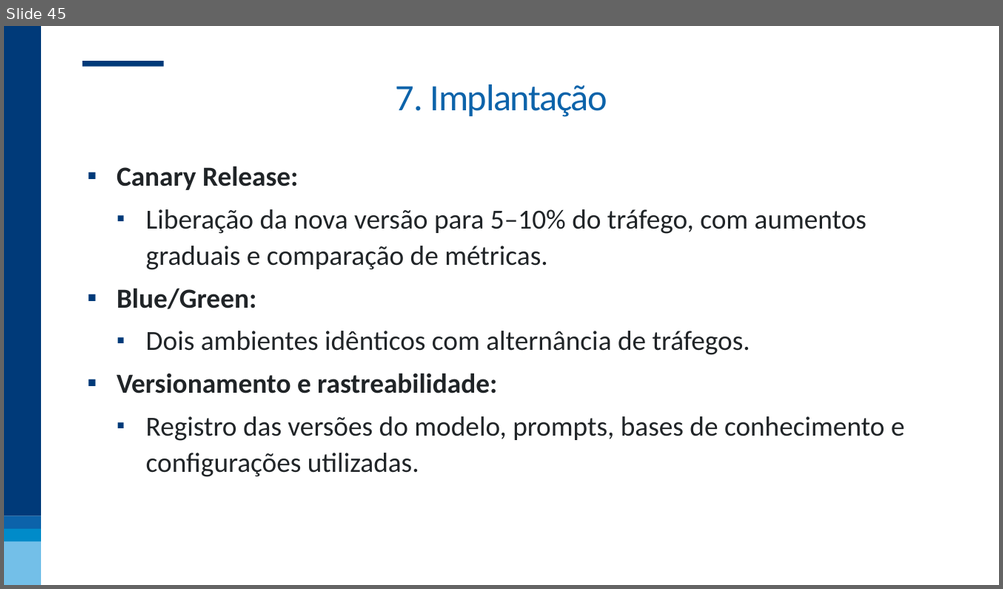
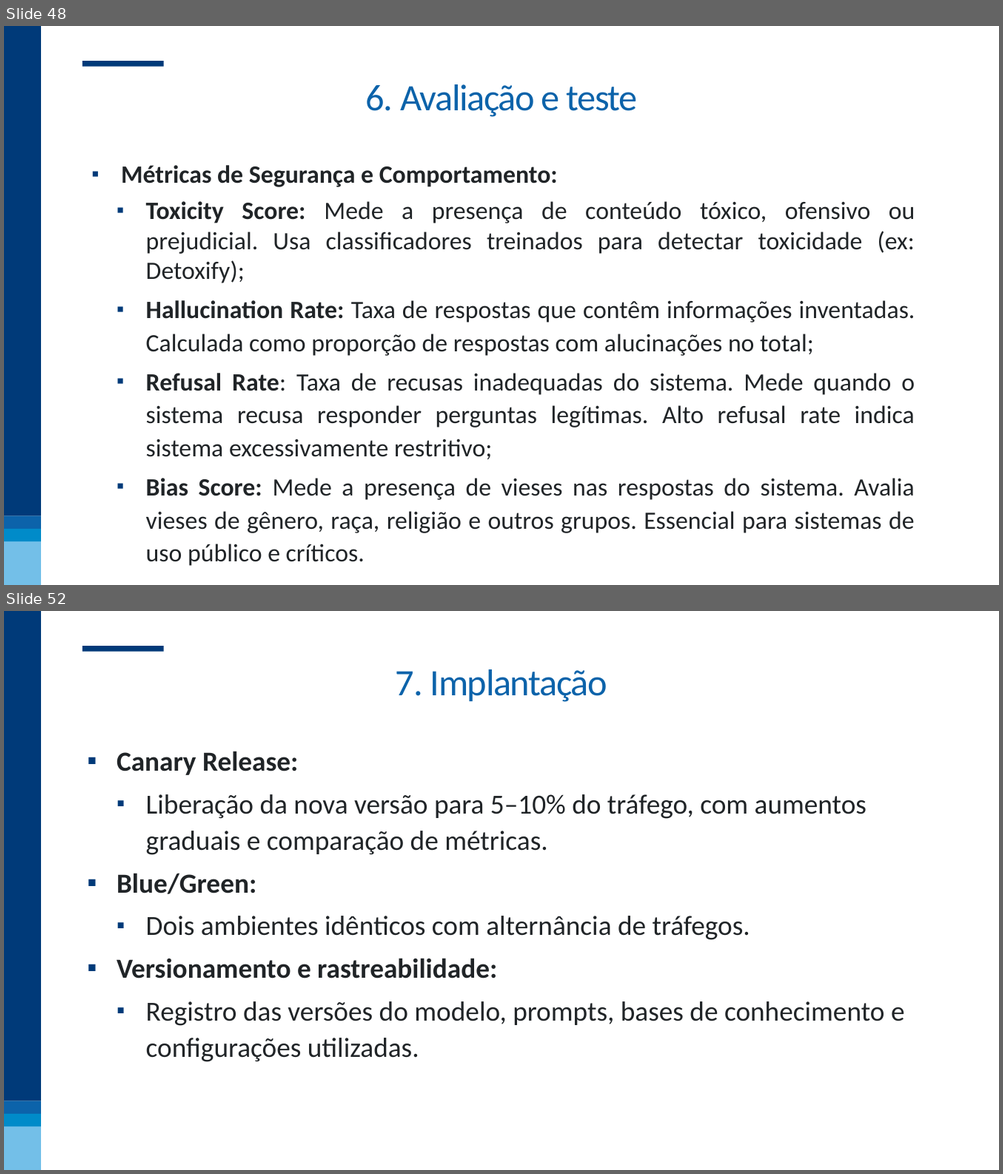
Before and after one commit to nogueira-cavalcante/FGV, a slide deck: MLOps - incorporando soluções aos processos de negócio/apresentações/02 - LLMOps.pptx. Shown one above the other, each under a label of ours: slide 45 before the commit, slides 48 and 52 after it; the slides between them are not shown. The pictures are 1003x589 and 1003x1174 pixels, drawn with LibreOffice and Linux fonts; fonts in the diff are those of the drawing; background and template pictures are left out. Boxes give left, top, right and bottom in pixels: in the first picture for what was removed or moved away, otherwise in the second. Text is boxed around its words. In the diff, an @@ line names an element or a change of style, - is before the commit and + after.

```diff
--- a/MLOps - incorporando soluções aos processos de negócio/apresentações/02 - LLMOps.pptx
+++ b/MLOps - incorporando soluções aos processos de negócio/apresentações/02 - LLMOps.pptx
@@ slide 48 added at [4,26,999,585], background #FFFFFF; not listed: 5 template elements that a slide beside it also shows @@
@@ text added at [365,84,637,117], 54 pt, text #0C63AA @@
+6. Avaliação e teste
@@ text added at [121,165,915,534], 36.2 pt, text #202427 @@
+▪ Métricas de Segurança e Comportamento:
+  ▪ Toxicity Score: Mede a presença de conteúdo tóxico, ofensivo ou prejudicial. Usa classificadores treinados para detectar toxicidade (ex: Detoxify);
+  ▪ Hallucination Rate: Taxa de respostas que contêm informações inventadas. Calculada como proporção de respostas com alucinações no total;
+  ▪ Refusal Rate: Taxa de recusas inadequadas do sistema. Mede quando o sistema recusa responder perguntas legítimas. Alto refusal rate indica sistema excessivamente restritivo;
+  ▪ Bias Score: Mede a presença de vieses nas respostas do sistema. Avalia vieses de gênero, raça, religião e outros grupos. Essencial para sistemas de uso público e críticos.
@@ what was slide 45 is now slide 52 @@
```
Also in this commit, not shown: 10 slides changed, 7 other slides added, 1 slide removed, 2 other files.
